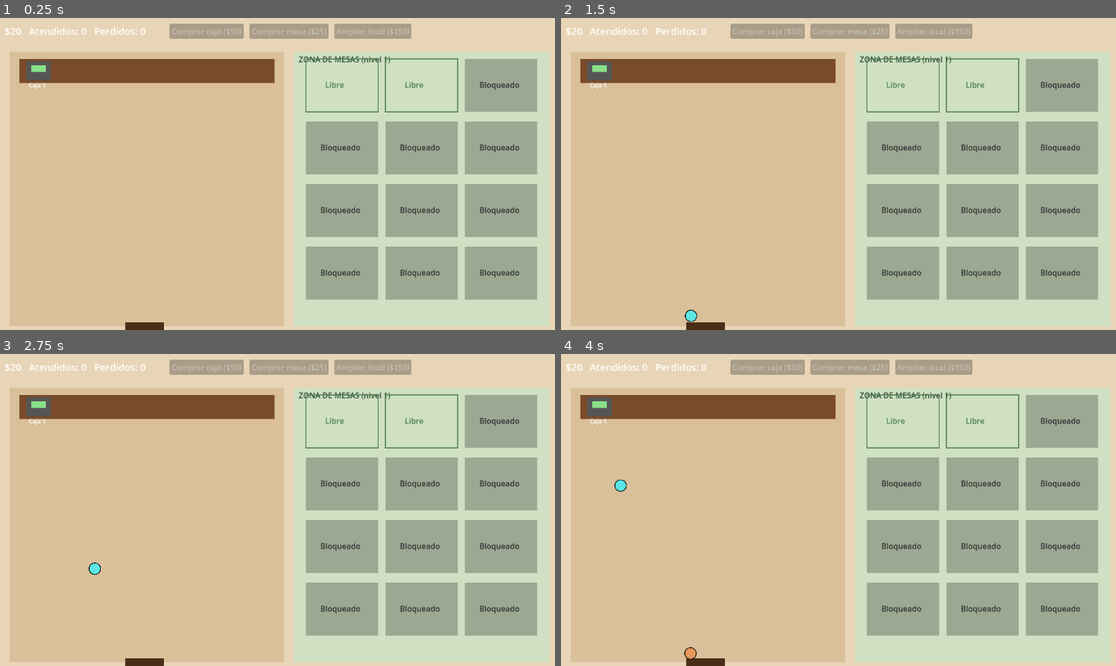
Above: before the commit, frames 1-4 (two rows, left to right).
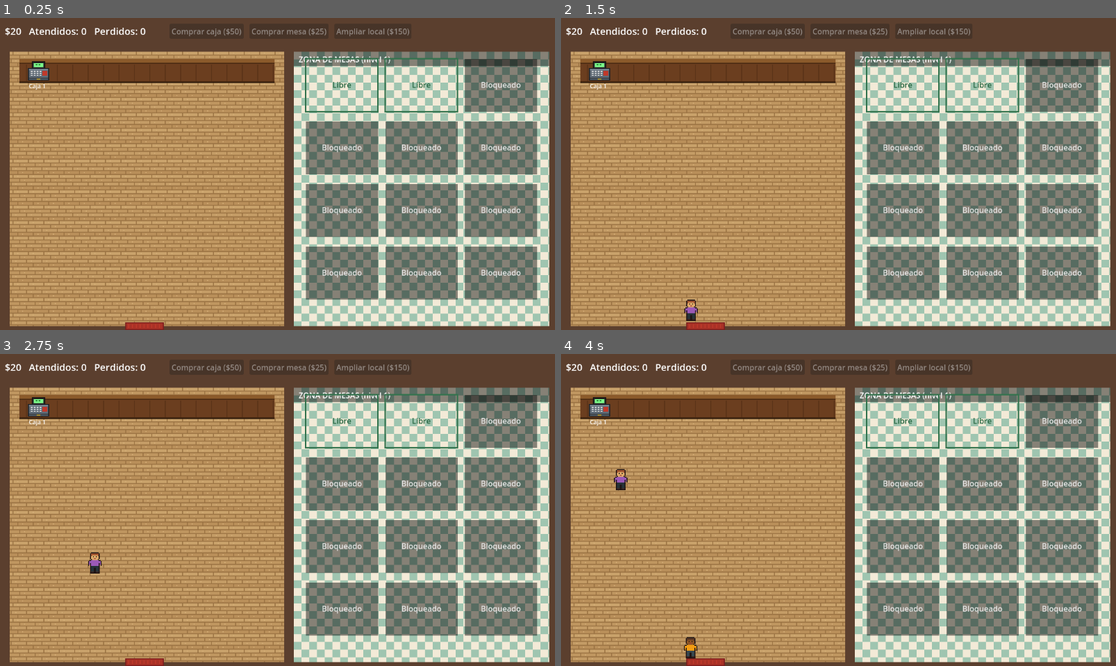
Above: after the commit, the same moments.

Repository: brunomantovani2611-blip/JUEGO1
Game: Godot game, scene res://main.tscn
The game is run twice, just before and just after one commit, with the same random seed, the same clock (stepped at 60 frames per second) and the same inputs.
Inputs:
- Up to frame 1 (0.25 s): no input
- Up to frame 2 (1.5 s): tap Enter at 0.5 s; tap Space at 1.25 s
- Up to frame 3 (2.75 s): no input
- Up to frame 4 (4 s): no input

The runs differ from the first frame. In frame 1, 96% of the frame differs, in the area x 0-100%, y 0-100%; in frame 2, 96%; in frame 3, 96%; in frame 4, 96%.

Commit message:
Agregar sprites en pixel art (clientes, cajas, mesas, sillas, pisos)
El codigo carga los dibujos desde res://sprites y, si falta alguno,
vuelve a dibujar las figuras simples.

Co-Authored-By: Claude Opus 5.5 <noreply@anthropic.com>
Claude-Session: https://claude.ai/code/session_0145UTt6YFEYh89BRfF1G3nq

Diff:
--- a/main.gd
+++ b/main.gd
@@ -29,6 +29,7 @@
 	var silla := -1
 	var timer := 0.0
 	var color: Color
+	var sprite := 0        # cual de los dibujos de cliente usa
 
 
 # ---------- ESTADO DEL JUEGO ----------
@@ -42,6 +43,10 @@
 var textos: Array = []     # textos flotantes "+$5"
 var tiempo_spawn := 1.0
 
+# ---------- DIBUJOS (carpeta res://sprites) ----------
+var tex := {}              # dibujos del local
+var tex_clientes: Array = []
+
 # ---------- INTERFAZ ----------
 var label_dinero: Label
 var btn_caja: Button
@@ -51,7 +56,9 @@
 
 func _ready() -> void:
 	position = Vector2.ZERO   # el dibujo siempre empieza en la esquina
+	texture_filter = CanvasItem.TEXTURE_FILTER_NEAREST   # pixel art nitido
 	randomize()
+	cargar_sprites()
 	agregar_caja()
 	crear_interfaz()
 
@@ -97,6 +104,7 @@
 	c.pos = PUERTA
 	c.caja = mejor
 	c.color = Color.from_hsv(randf(), 0.6, 0.9)
+	c.sprite = randi() % max(1, tex_clientes.size())
 	cajas[mejor]["cola"].append(c)
 	clientes.append(c)
 
@@ -170,7 +178,7 @@
 
 func ganar_dinero(cantidad: int, donde: Vector2) -> void:
 	dinero += cantidad
-	agregar_texto(donde + Vector2(-10, -20), "+$%d" % cantidad, Color(0.1, 0.6, 0.1))
+	agregar_texto(donde + Vector2(-10, -40), "+$%d" % cantidad, Color(0.4, 1.0, 0.4))
 
 
 # =====================================================
@@ -245,70 +253,112 @@
 
 
 # =====================================================
+#  DIBUJOS: se cargan desde la carpeta res://sprites
+#  Si falta algun archivo, se dibuja una figura simple.
+# =====================================================
+func cargar_sprites() -> void:
+	for nombre in ["caja", "mesa", "silla", "piso", "piso_mesas", "mostrador", "puerta"]:
+		tex[nombre] = cargar("res://sprites/%s.png" % nombre)
+	for i in range(1, 7):
+		var t := cargar("res://sprites/cliente_%d.png" % i)
+		if t != null:
+			tex_clientes.append(t)
+
+func cargar(ruta: String) -> Texture2D:
+	if ResourceLoader.exists(ruta):
+		return load(ruta)
+	return null
+
+func dibujar_centrado(t: Texture2D, centro: Vector2) -> void:
+	draw_texture(t, centro - t.get_size() / 2)
+
+func dibujar_zona(area: Rect2, nombre: String, color: Color) -> void:
+	if tex[nombre] != null:
+		draw_texture_rect(tex[nombre], area, true)   # true = repetir como baldosas
+	else:
+		draw_rect(area, color)
+
+
+# =====================================================
 #  DIBUJO
 # =====================================================
 func _draw() -> void:
 	var fuente := ThemeDB.fallback_font
 
-	# Piso
-	draw_rect(Rect2(0, 0, 1152, 648), Color("#e8d5b7"))
-	# Zona de cajas
-	draw_rect(Rect2(20, 70, 570, 570), Color("#d9c09a"))
-	# Zona de mesas
-	draw_rect(Rect2(610, 70, 530, 570), Color("#cfe0c3"))
+	# Fondo (paredes) y pisos
+	draw_rect(Rect2(0, 0, 1152, 648), Color("#5b3f2e"))
+	dibujar_zona(Rect2(20, 70, 570, 570), "piso", Color("#d9c09a"))
+	dibujar_zona(Rect2(610, 70, 530, 570), "piso_mesas", Color("#cfe0c3"))
+	draw_rect(Rect2(610, 70, 530, 30), Color(0, 0, 0, 0.45))
 	draw_string(fuente, Vector2(620, 92), "ZONA DE MESAS (nivel %d)" % nivel_local,
-		HORIZONTAL_ALIGNMENT_LEFT, -1, 16, Color(0.2, 0.3, 0.2))
+		HORIZONTAL_ALIGNMENT_LEFT, -1, 16, Color.WHITE)
 
 	# Mostrador
-	draw_rect(Rect2(40, 85, 530, 50), Color("#7a4b2a"))
+	dibujar_zona(Rect2(40, 85, 530, 50), "mostrador", Color("#7a4b2a"))
 
 	# Cajas
 	for i in cajas.size():
 		var p := posicion_caja(i)
-		draw_rect(Rect2(p - Vector2(25, 20), Vector2(50, 40)), Color("#555555"))
-		draw_rect(Rect2(p - Vector2(15, 12), Vector2(30, 14)), Color("#88e088"))
-		draw_string(fuente, p + Vector2(-20, 34), "Caja %d" % (i + 1),
+		if tex["caja"] != null:
+			dibujar_centrado(tex["caja"], p)
+		else:
+			draw_rect(Rect2(p - Vector2(25, 20), Vector2(50, 40)), Color("#555555"))
+		draw_string(fuente, p + Vector2(-20, 36), "Caja %d" % (i + 1),
 			HORIZONTAL_ALIGNMENT_LEFT, -1, 12, Color.WHITE)
 		# Barra de progreso del cobro
 		var progreso: float = cajas[i]["timer"] / TIEMPO_COBRO
 		if progreso > 0.0:
-			draw_rect(Rect2(p + Vector2(-25, -32), Vector2(50, 6)), Color.BLACK)
-			draw_rect(Rect2(p + Vector2(-25, -32), Vector2(50 * progreso, 6)), Color.YELLOW)
+			draw_rect(Rect2(p + Vector2(-25, -30), Vector2(50, 6)), Color.BLACK)
+			draw_rect(Rect2(p + Vector2(-25, -30), Vector2(50 * progreso, 6)), Color.YELLOW)
 
 	# Espacios de mesas
 	for i in MAX_NIVEL_LOCAL * MESAS_POR_NIVEL:
 		var p := posicion_mesa(i)
 		var area := Rect2(p - Vector2(75, 55), Vector2(150, 110))
 		if i < mesas.size():
-			# Mesa comprada
-			draw_circle(p, 28, Color("#a0522d"))
+			# Mesa comprada: primero sillas, despues la mesa
 			for s in 2:
-				var color_silla := Color("#5c3317")
-				if mesas[i]["sillas"][s]:
-					color_silla = Color("#3a2010")
-				draw_circle(posicion_silla(i, s), 14, color_silla)
+				if tex["silla"] != null:
+					dibujar_centrado(tex["silla"], posicion_silla(i, s))
+				else:
+					draw_circle(posicion_silla(i, s), 14, Color("#5c3317"))
+			if tex["mesa"] != null:
+				dibujar_centrado(tex["mesa"], p)
+			else:
+				draw_circle(p, 28, Color("#a0522d"))
 		elif i < max_mesas():
 			# Espacio libre para comprar mesa
-			draw_rect(area, Color(0.3, 0.5, 0.3), false, 2.0)
-			draw_string(fuente, p + Vector2(-35, 5), "Libre", HORIZONTAL_ALIGNMENT_LEFT, -1, 16, Color(0.3, 0.5, 0.3))
+			draw_rect(area, Color(0.2, 0.45, 0.3), false, 3.0)
+			draw_string(fuente, p + Vector2(-20, 5), "Libre", HORIZONTAL_ALIGNMENT_LEFT, -1, 16, Color(0.15, 0.4, 0.25))
 		else:
 			# Espacio bloqueado (hay que ampliar el local)
-			draw_rect(area, Color(0, 0, 0, 0.25))
-			draw_string(fuente, p + Vector2(-45, 5), "Bloqueado", HORIZONTAL_ALIGNMENT_LEFT, -1, 16, Color(0.2, 0.2, 0.2))
+			draw_rect(area, Color(0, 0, 0, 0.45))
+			draw_string(fuente, p + Vector2(-42, 5), "Bloqueado", HORIZONTAL_ALIGNMENT_LEFT, -1, 16, Color(0.9, 0.9, 0.9))
 
 	# Puerta
-	draw_rect(Rect2(260, 632, 80, 16), Color("#4a2c17"))
-
-	# Clientes
-	for c in clientes:
-		draw_circle(c.pos, 12, c.color)
-		draw_arc(c.pos, 12, 0, TAU, 20, Color.BLACK, 1.5)
-
-	# Textos flotantes
+	if tex["puerta"] != null:
+		draw_texture(tex["puerta"], Vector2(260, 632))
+	else:
+		draw_rect(Rect2(260, 632, 80, 16), Color("#4a2c17"))
+
+	# Clientes (los de mas abajo se dibujan encima)
+	var ordenados := clientes.duplicate()
+	ordenados.sort_custom(func(a, b): return a.pos.y < b.pos.y)
+	for c in ordenados:
+		if tex_clientes.size() > 0:
+			var t: Texture2D = tex_clientes[c.sprite]
+			draw_texture(t, c.pos - Vector2(t.get_width() / 2.0, t.get_height() - 12))
+		else:
+			draw_circle(c.pos, 12, c.color)
+			draw_arc(c.pos, 12, 0, TAU, 20, Color.BLACK, 1.5)
+
+	# Textos flotantes (con sombra para que se lean)
 	for t in textos:
 		var col: Color = t["color"]
 		col.a = clamp(t["vida"], 0.0, 1.0)
-		draw_string(fuente, t["pos"], t["texto"], HORIZONTAL_ALIGNMENT_LEFT, -1, 20, col)
+		var sombra := Color(0, 0, 0, col.a)
+		draw_string(fuente, t["pos"] + Vector2(2, 2), t["texto"], HORIZONTAL_ALIGNMENT_LEFT, -1, 22, sombra)
+		draw_string(fuente, t["pos"], t["texto"], HORIZONTAL_ALIGNMENT_LEFT, -1, 22, col)
 
 
 # =====================================================
Binary file added: sprites/caja.png
Binary file added: sprites/cliente_1.png
Binary file added: sprites/cliente_2.png
Binary file added: sprites/cliente_3.png
Binary file added: sprites/cliente_4.png
Binary file added: sprites/cliente_5.png
Binary file added: sprites/cliente_6.png
Binary file added: sprites/mesa.png
Binary file added: sprites/mostrador.png
Binary file added: sprites/piso.png
Binary file added: sprites/piso_mesas.png
Binary file added: sprites/puerta.png
(and 1 more such lines)
